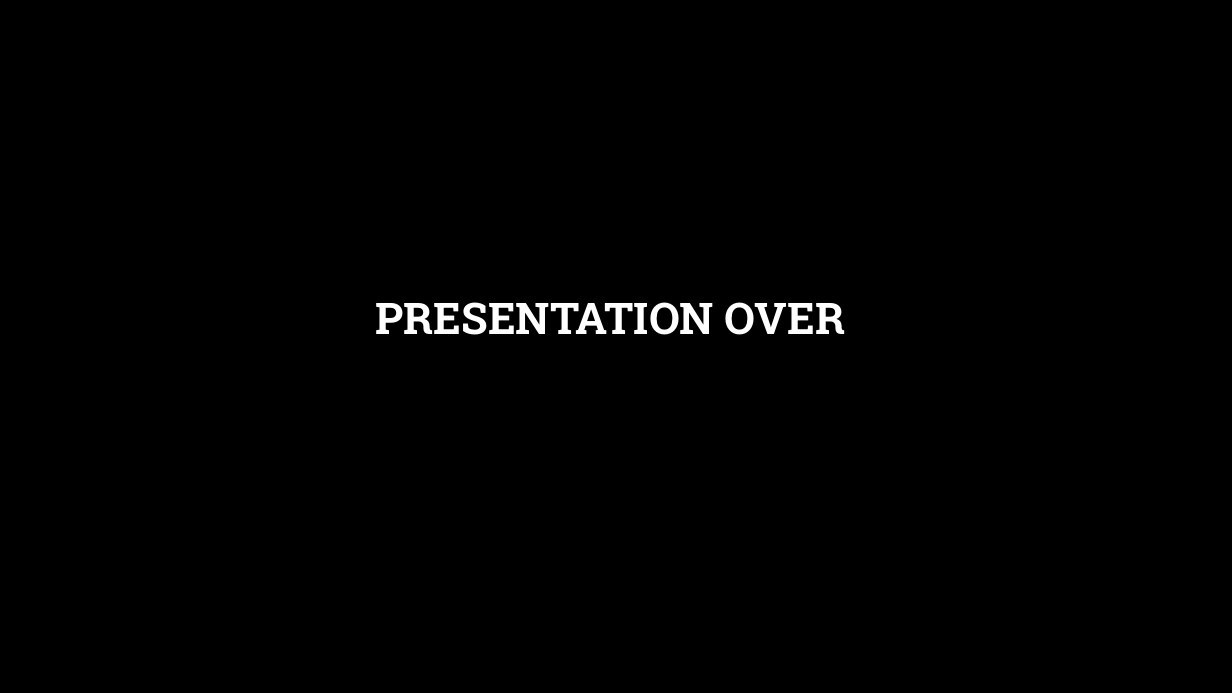
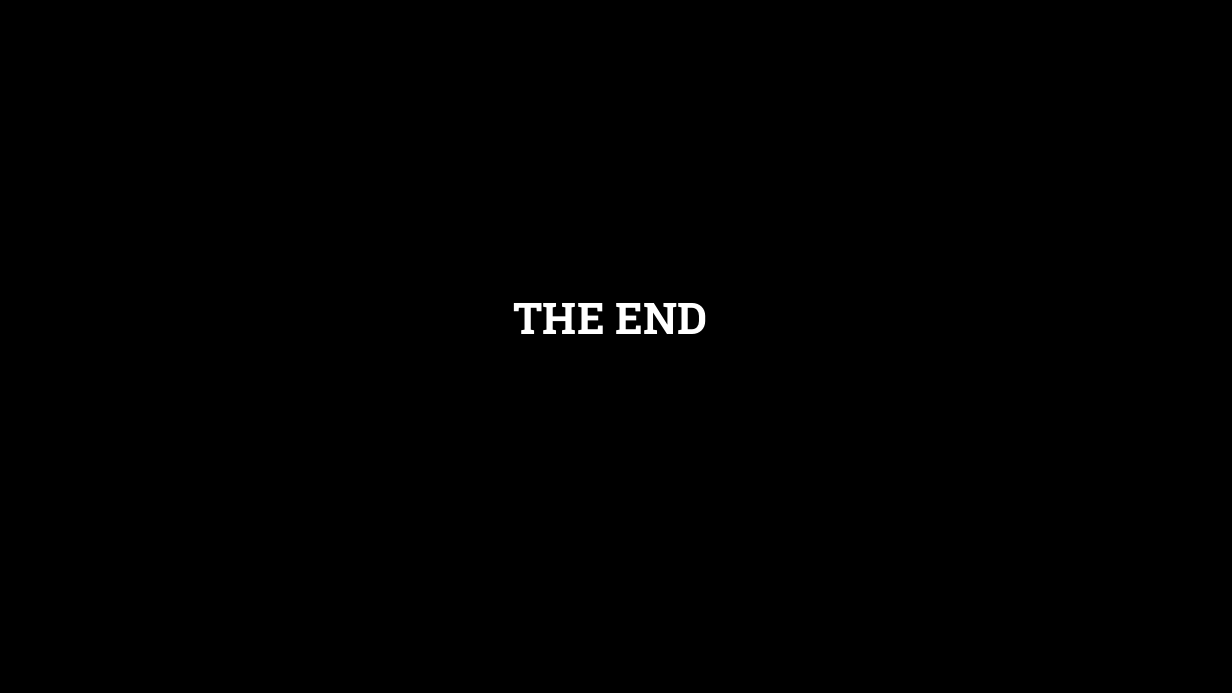
Before and after one commit to HKohin/P-G-Presentation, a slide deck: slide 15 of P & G Presentation.pptx. Drawn at 1232x693 pixels with LibreOffice and Linux fonts; fonts in the diff are those of the drawing; background and template pictures are left out. Boxes give left, top, right and bottom in pixels: in the first picture for what was removed or moved away, otherwise in the second. Text is boxed around its words. In the diff, an @@ line names an element or a change of style, - is before the commit and + after.

```diff
--- a/P & G Presentation.pptx
+++ b/P & G Presentation.pptx
@@ title at bbox=[514, 303, 707, 334]: text changed @@
-PRESENTATION OVER
+THE END
```
